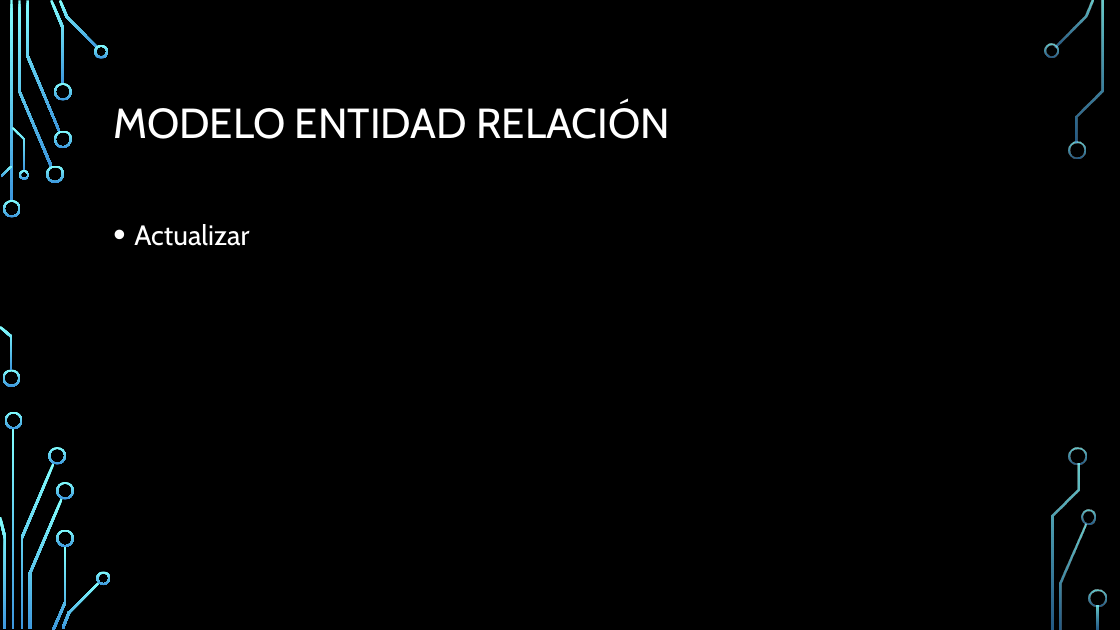
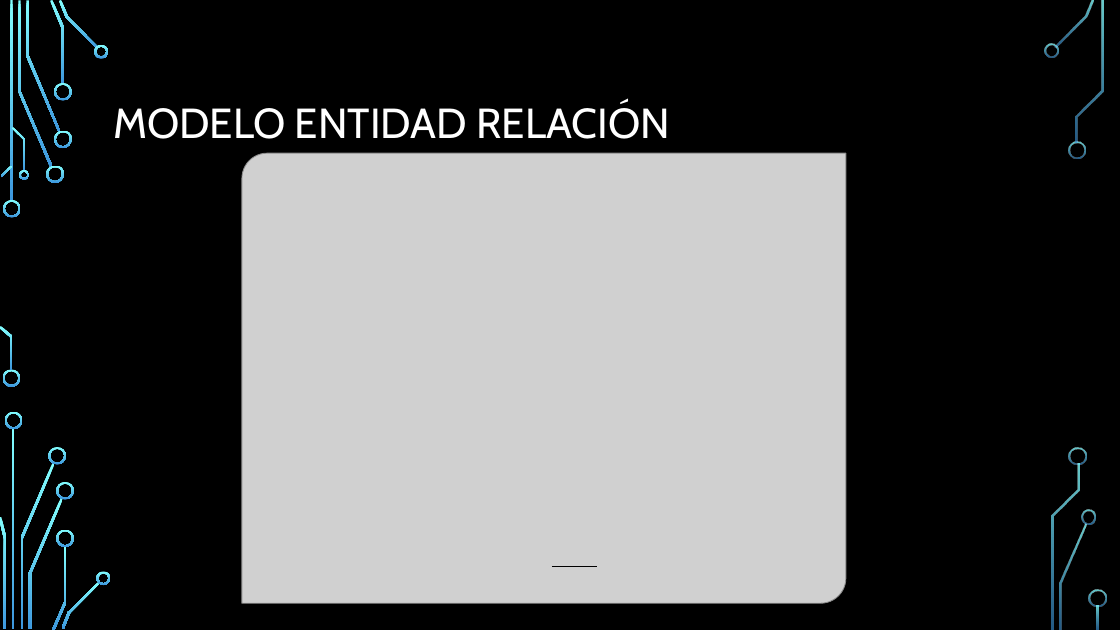
Before and after one commit to Adescafu/INFO264_Proyecto, a slide deck: slide 11 of presentacion.pptx (slide 10 before the commit). Drawn at 1120x630 pixels with LibreOffice and Linux fonts; fonts in the diff are those of the drawing; grey boxes stand for pictures; background and template pictures are left out. Boxes give left, top, right and bottom in pixels: in the first picture for what was removed or moved away, otherwise in the second. Text is boxed around its words. In the diff, an @@ line names an element or a change of style, - is before the commit and + after.

```diff
--- a/presentacion.pptx
+++ b/presentacion.pptx
@@ picture added at (x1=242, y1=153, x2=846, y2=603) @@
@@ text removed at (x1=134, y1=224, x2=249, y2=246) @@
-• Actualizar
@@ line added from (552, 566) to (597, 566), #000000 0.75 pt @@
```
Also in this commit, not shown: 7 other slides changed, 3 slides added, 1 slide removed, 2 other files.
